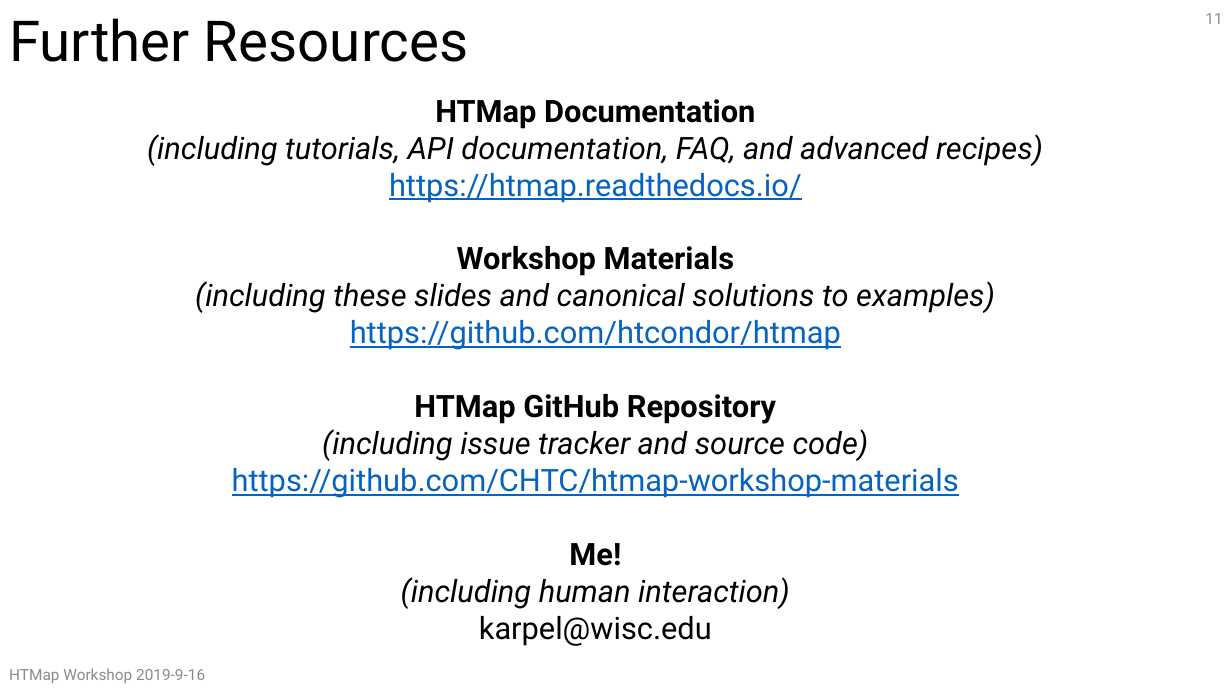
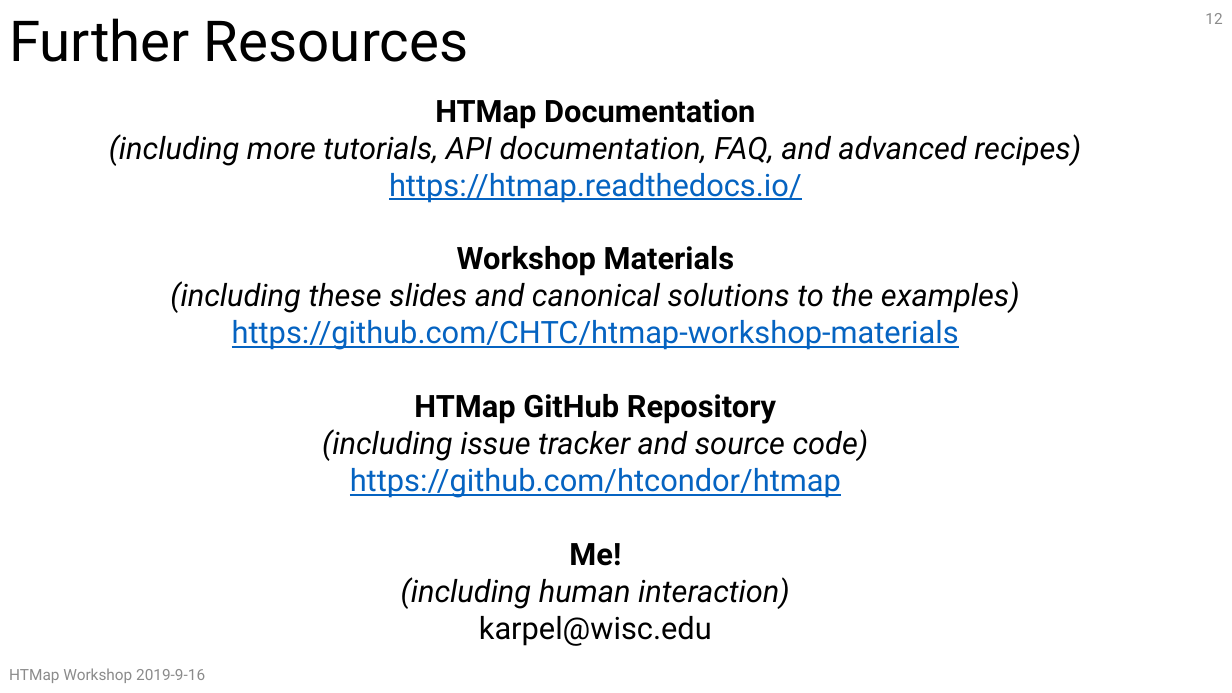
Before and after one commit to CHTC/htmap-workshop-materials, a slide deck: slide 12 of slides/HTMapWorkshop.pptx (slide 11 before the commit). Drawn at 1232x693 pixels with LibreOffice and Linux fonts; fonts in the diff are those of the drawing. Boxes give left, top, right and bottom in pixels: in the first picture for what was removed or moved away, otherwise in the second. Text is boxed around its words. In the diff, an @@ line names an element or a change of style, - is before the commit and + after.

Commit message:
reorg, add new slide on built-in map, add text file for transfer tutorial

```diff
--- a/slides/HTMapWorkshop.pptx
+++ b/slides/HTMapWorkshop.pptx
@@ page number at <box>1205,13,1222,24</box>: text changed @@
-11
+12
@@ text at <box>109,134,1081,166</box>: text changed @@
-(including tutorials, API documentation, FAQ, and advanced recipes)
+(including more tutorials, API documentation, FAQ, and advanced recipes)
@@ text at <box>170,281,1020,350</box>: text changed @@
-(including these slides and canonical solutions to examples)
-https://github.com/htcondor/htmap
+(including these slides and canonical solutions to the examples)
+https://github.com/CHTC/htmap-workshop-materials
@@ text at <box>350,468,841,498</box>: text changed @@
-https://github.com/CHTC/htmap-workshop-materials
+https://github.com/htcondor/htmap
```
Also in this commit, not shown: 4 other slides changed, 1 slide added, 6 other files.
